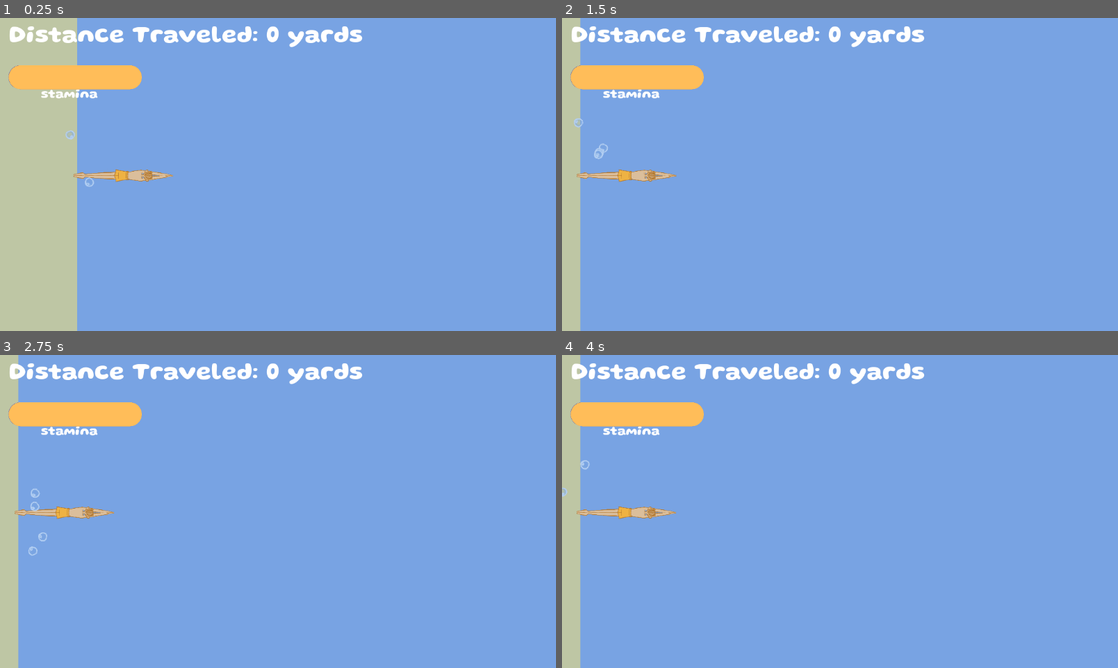
Above: before the commit, frames 1-4 (two rows, left to right).
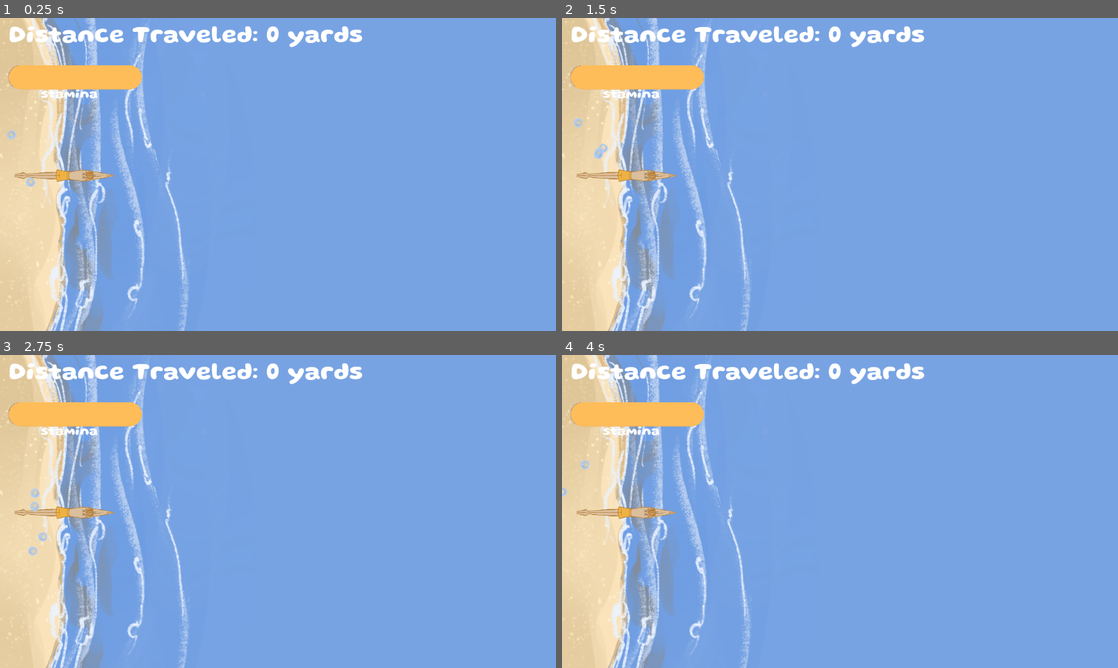
Above: after the commit, the same moments.

Repository: sophieTheProgrammer/microjam-island-61
Game: Godot game, scene res://scenes/game.tscn
Two runs of this game, one before a commit and one after it. Both use one fixed random seed, a clock stepped at 60 frames per second and the inputs below. Sound files missing from this copy of the repository are replaced by a short silence.
Inputs (mouse positions are in pixels of both pictures, inside the frame that each line leads up to):
- Up to frame 1 (0.25 s): no input
- Up to frame 2 (1.5 s): tap Enter (ui_accept) at 0.5, 0.77 s; move the mouse to (962, 158) at 0.52 s; click (962, 158) at 0.6 s; move the mouse to (728, 190) at 1.27 s; hold Down (down) from 1.28 s (still down); click (728, 190) at 1.35 s
- Up to frame 3 (2.75 s): tap Enter (ui_accept) at 1.52 s; move the mouse to (333, 442) at 2.02 s; release Down (down) at 2.03 s; click (333, 442) at 2.1 s
- Up to frame 4 (4 s): move the mouse to (812, 574) at 2.77 s; click (812, 574) at 2.85 s; tap Enter (ui_accept) at 3.02, 3.77 s; move the mouse to (1006, 558) at 3.52 s; hold Down (down) from 3.53 s (still down); click (1006, 558) at 3.6 s

The runs differ from the first frame. In frame 1, 17% of the frame differs, in the area x 0-34%, y 0-100%; in frame 2, 15%; in frame 3, 15%; in frame 4, 15%.

Commit message:
beachfront png import

Diff:
--- a/project.godot
+++ b/project.godot
@@ -25,6 +25,10 @@
 
 window/stretch/mode="viewport"
 
+[global_group]
+
+obstacle=""
+
 [gui]
 
 theme/custom="uid://dn4leoiqtpx61"
@@ -34,6 +38,18 @@
 click={
 "deadzone": 0.2,
 "events": [Object(InputEventMouseButton,"resource_local_to_scene":false,"resource_name":"","device":-1,"window_id":0,"a …(253 unchanged characters)…
+]
+}
+Up={
+"deadzone": 0.2,
+"events": [Object(InputEventKey,"resource_local_to_scene":false,"resource_name":"","device":-1,"window_id":0,"alt_pressed":false,"shift_pressed":false,"ctrl_pressed":false,"meta_pressed":false,"pressed":false,"keycode":0,"physical_keycode":4194320,"key_label":0,"unicode":0,"location":0,"echo":false,"script":null)
+, Object(InputEventKey,"resource_local_to_scene":false,"resource_name":"","device":-1,"window_id":0,"alt_pressed":false,"shift_pressed":false,"ctrl_pressed":false,"meta_pressed":false,"pressed":false,"keycode":0,"physical_keycode":87,"key_label":0,"unicode":119,"location":0,"echo":false,"script":null)
+]
+}
+Down={
+"deadzone": 0.2,
+"events": [Object(InputEventKey,"resource_local_to_scene":false,"resource_name":"","device":-1,"window_id":0,"alt_pressed":false,"shift_pressed":false,"ctrl_pressed":false,"meta_pressed":false,"pressed":false,"keycode":0,"physical_keycode":4194322,"key_label":0,"unicode":0,"location":0,"echo":false,"script":null)
+, Object(InputEventKey,"resource_local_to_scene":false,"resource_name":"","device":-1,"window_id":0,"alt_pressed":false,"shift_pressed":false,"ctrl_pressed":false,"meta_pressed":false,"pressed":false,"keycode":0,"physical_keycode":83,"key_label":0,"unicode":115,"location":0,"echo":false,"script":null)
 ]
 }
 up={
--- a/scenes/game.tscn
+++ b/scenes/game.tscn
@@ -16,10 +16,3 @@
 [node name="ui" parent="." unique_id=1764728883 instance=ExtResource("1_uwrxv")]
 
 [node name="world_container" parent="." unique_id=352490430 instance=ExtResource("2_yqjtg")]
-
-[node name="ColorRect" type="ColorRect" parent="." unique_id=1676534400]
-offset_left = -481.0
-offset_top = -411.0
-offset_right = -88.0
-offset_bottom = 441.0
-color = Color(0.7469829, 0.77603275, 0.64180636, 1)
--- a/scenes/world_container.tscn
+++ b/scenes/world_container.tscn
@@ -3,8 +3,14 @@
 [ext_resource type="Script" uid="uid://bq7afwyvipi4k" path="res://scripts/spawner.gd" id="1_nr1qe"]
 [ext_resource type="Script" uid="uid://bjgom3kxta2p5" path="res://scripts/camera_2d.gd" id="2_mlpqv"]
 [ext_resource type="PackedScene" uid="uid://dh8ov6dq61m3o" path="res://scenes/player.tscn" id="3_rbrnk"]
+[ext_resource type="Texture2D" uid="uid://jl7eect6bnte" path="res://art/beachfront.png" id="4_mlpqv"]
 
 [node name="world_container" type="Node" unique_id=352490430]
+
+[node name="Beachfront" type="Sprite2D" parent="." unique_id=281945161]
+position = Vector2(463.99997, 11.999994)
+scale = Vector2(0.6342593, 0.6342593)
+texture = ExtResource("4_mlpqv")
 
 [node name="spawner" type="Node2D" parent="." unique_id=1679969869]
 script = ExtResource("1_nr1qe")
@@ -12,7 +18,6 @@
 [node name="Camera2D" type="Camera2D" parent="." unique_id=659092437]
 limit_top = 0
 limit_bottom = 0
-position_smoothing_enabled = true
 script = ExtResource("2_mlpqv")
 
 [node name="player" parent="." unique_id=1710529082 instance=ExtResource("3_rbrnk")]
Renamed: art/IMG_3340.png -> art/beachfront.png
Not shown, added: art/beachfront.png.import
